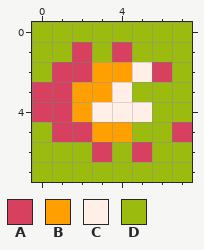
Pixel-art file -- res/sprites/magix.aseprite. Above is the file before it was changed.
8x8 pixels, 1 frame.
Visible layers, top first: "Layer 1", "Background".
Palette (. is transparent): A #d84060  B #ffa000  C #ffefe6  D #9bbc0f
Pixels before, first column x 0:
0 DDDDDDDD
1 DDADADDD
2 DAABBCAD
3 AABBCDDD
4 AABCCCDD
5 DAABBDDA
6 DDDADADD
7 DDDDDDDD
Once edited:
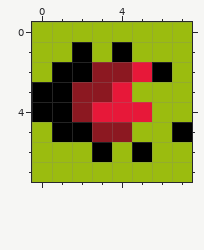
Changes in this commit:
colour A: #d84060 -> #000000
colour B: #ffa000 -> #8c1821
colour C: #ffefe6 -> #e71839
Where, in picture pixels (left, top, right, bottom), the same in both pictures:
changed: (32, 42, 192, 162)
